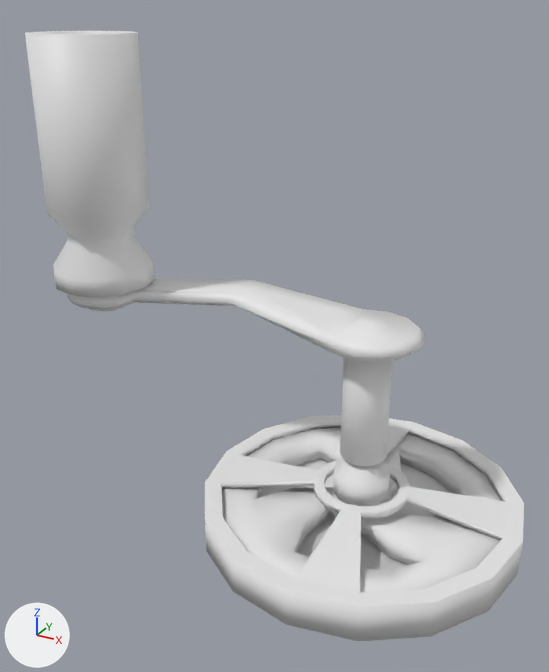
Two versions of the FBX model Assets/Meshes/Mechanism/Crank_2.0.fbx, one commit apart.
Rendered twice from a 50 mm lens placed at (2.18, -5.66, 4.6), pointed at (-0.84, -0.16, 1.85). Arrows for +X, +Y and +Z are at lower left; the lights stay in place. Where no turn or scale is listed for an object, it has been applied to the vertices.

The first picture shows 'mesh_crank_base', 'mesh_crank_gear', 'mesh_crank_handle'.
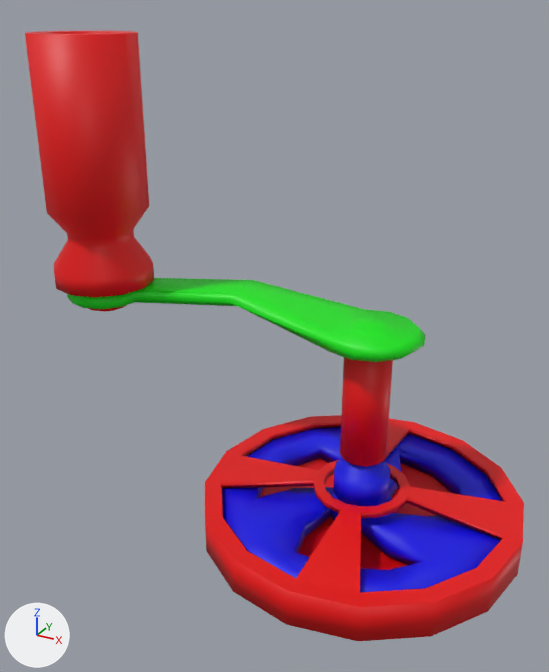
The newer file is also turned or shifted as a whole; pictures and numbers use the older file's frame.

Boxes (x1, y1, x2, y2) around the edits, measured in the pictures (549 x 672 px):
'mesh_crank_base', recoloured (white to red)
    both: (205, 415, 524, 641)
'mesh_crank_gear', recoloured (white to blue)
    both: (222, 427, 501, 592)
part 1 of me_cylinder_004, recoloured (white to red)
    both: (47, 207, 154, 312)
part 2 of me_cylinder_004, recoloured (white to red)
    both: (340, 357, 393, 467)
part 3 of me_cylinder_004, recoloured (white to red)
    both: (25, 31, 138, 35)
part 4 of me_cylinder_004, recoloured (white to red)
    both: (25, 33, 149, 220)
part 5 of me_cylinder_004, recoloured (white to green)
    both: (322, 309, 426, 362)
part 6 of me_cylinder_004, recoloured (white to green)
    both: (67, 291, 138, 309)
part 7 of me_cylinder_004, recoloured (white to green)
    both: (228, 280, 362, 352)
part 8 of me_cylinder_004, recoloured (white to green)
    both: (135, 278, 252, 306)

The change in detail:
Material 'Green' (mat_green) is new.
Its base color is (0.0, 0.8, 0.00222) (green #00e707).
Material 'Red' (mat_red) is new.
Its base color is (0.8, 0.0, 0.000788) (red #e70003).
Material 'Blue' (mat_blue) is new.
Its base color is (0.0, 0.000458, 0.8) (blue #0002e7).
me_cylinder_002 has 331 vertices, 336 faces and spans x -1.36..1.36, y -1.34..1.37, z 0.12..0.91.
me_cylinder_002 no longer uses material mat_material_001 (white #e7e7e7).
me_cylinder_002 now uses material mat_blue (blue #0002e7).
me_cylinder_004 has 324 vertices, 368 faces and spans x -3.19..0.49, y -0.72..0.58, z 0.79..4.36.
me_cylinder_004 is used by ob_mesh_crank_handle; location (0.0, 0.0, 0.0).
me_cylinder_004 part 1: 96 of the faces centred in x -3.16..-2.26, y -0.69..0.21, z 1.8..2.72 switch from no material to mat_red (red #e70003).
me_cylinder_004 part 2: 48 of the faces centred in x -0.2..0.2, y -0.2..0.2, z 0.79..1.35 switch from no material to mat_red (red #e70003).
me_cylinder_004 part 3: 24 of the faces centred in x -3.07..-2.35, y -0.6..0.12, z 4.24..4.36 switch from no material to mat_red (red #e70003).
me_cylinder_004 part 4: 12 of the faces centred in x -3.16..-2.26, y -0.69..0.21, z 3.59 switch from no material to mat_red (red #e70003).
me_cylinder_004 part 5: 76 of the faces centred in x -0.27..0.42, y -0.4..0.4, z 1.92..2.1 switch from no material to mat_green (green #00e707).
me_cylinder_004 part 6: 68 of the faces centred in x -3.05..-2.36, y -0.58..0.11, z 1.92..2.05 switch from no material to mat_green (green #00e707).
me_cylinder_004 part 7: 12 of the faces centred in x -0.87..-0.74, y -0.13..0.47, z 1.92..2.05 switch from no material to mat_green (green #00e707).
me_cylinder_004 part 8: 8 of the faces centred in x -2.02..-1.9, y -0.06..0.33, z 1.92..2.05 switch from no material to mat_green (green #00e707).
me_cylinder has 162 vertices, 184 faces and spans x -1.5..1.5, y -1.5..1.5, z 0.01..0.46.
me_cylinder now uses material mat_red (red #e70003).
